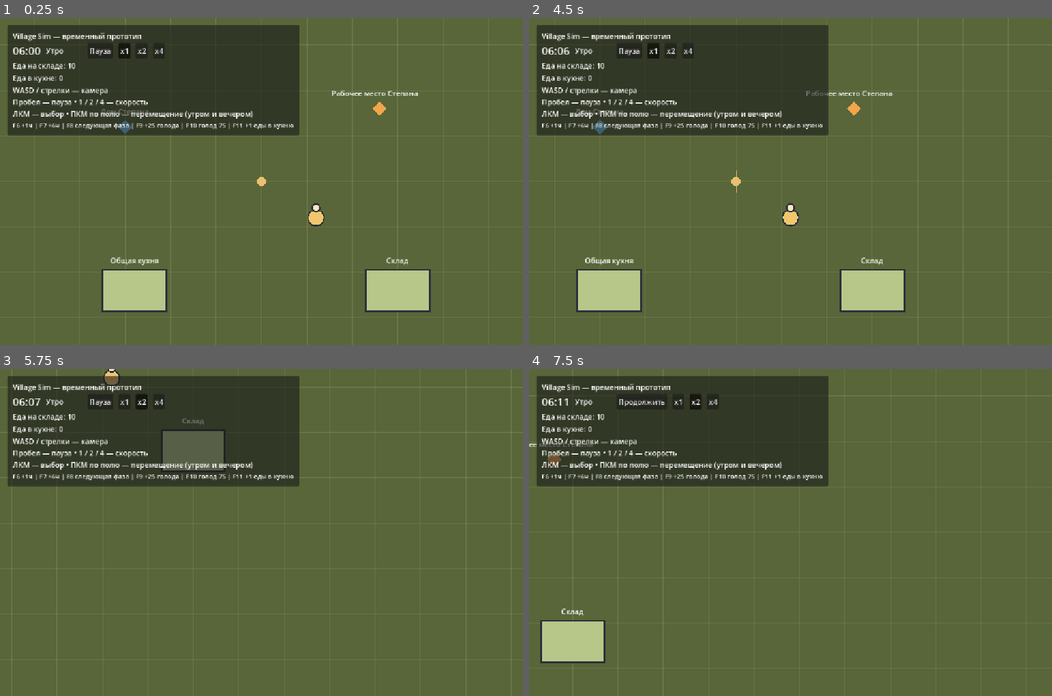
Above: before the commit, frames 1-4 (two rows, left to right).
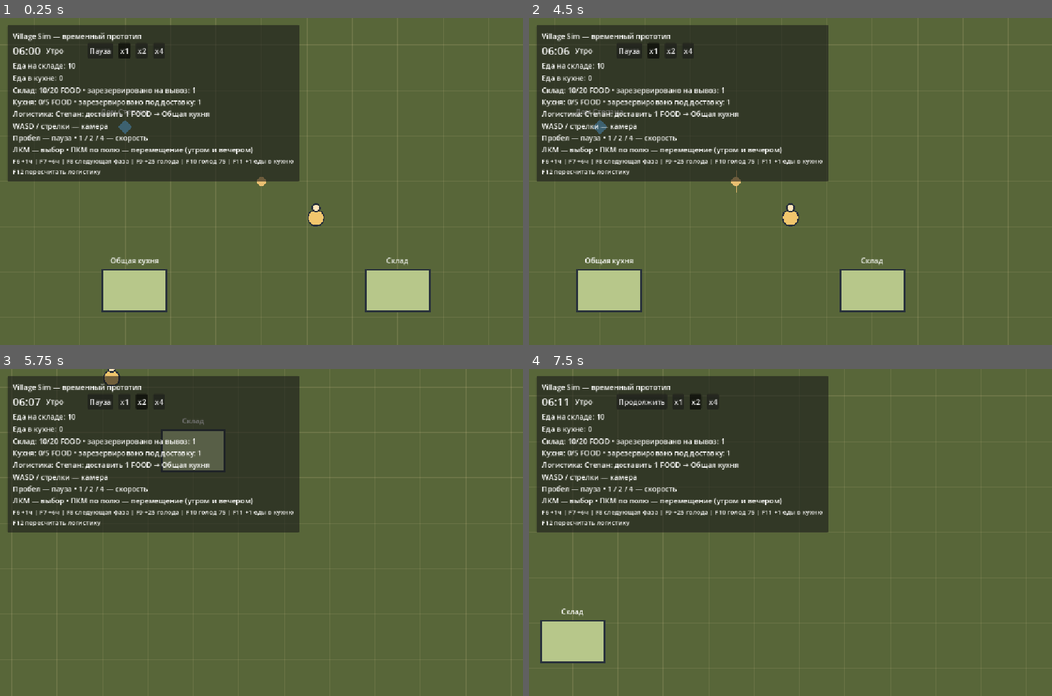
Above: after the commit, the same moments.

Repository: vladlopata5/village-sim
Game: Godot game, scene res://scenes/main.tscn
Same seed, same stepped clock (60 frames per second), same inputs: the game is played once before the commit and once after it.
Inputs (mouse positions are in pixels of both pictures, inside the frame that each line leads up to):
- Up to frame 1 (0.25 s): no input
- Up to frame 2 (4.5 s): click "Пауза" at 0.5 s; click "Продолжить" at 1.25 s; click "x1" at 2 s; click "x2" at 2.75 s; click "x4" at 3.5 s; tap Enter at 4.25 s; move the mouse to (905, 165) at 4.27 s; hold D from 4.28 s (still down); tap 1 at 4.35 s; click (905, 165) at 4.42 s
- Up to frame 3 (5.75 s): tap Space at 4.52, 5.27 s; move the mouse to (156, 548) at 5.02 s; release D at 5.03 s; hold S from 5.03 s (still down); tap 2 at 5.1 s; click (156, 548) at 5.17 s
- Up to frame 4 (7.5 s): move the mouse to (842, 460) at 5.77 s; release S at 5.78 s; hold D 5.78-6.53 s; tap 4 at 5.85 s; click (842, 460) at 5.92 s; move the mouse to (764, 597) at 6.52 s; hold W 6.53-7.28 s; tap 1 at 6.6 s; click (764, 597) at 6.67 s; tap Space at 6.77 s; move the mouse to (947, 581) at 7.27 s; hold A from 7.28 s (still down); tap 2 at 7.35 s; click (947, 581) at 7.42 s

The runs differ from the first frame. In frame 1, 9.6% of the frame differs, in the area x 1-80%, y 21-50%; in frame 2, 9.6%; in frame 3, 9.4%; in frame 4, 9.6%.

Commit message:
Reserve and assign one warehouse-to-kitchen haul job

Diff:
--- a/scenes/main.tscn
+++ b/scenes/main.tscn
@@ -64,22 +64,6 @@
 [node name="ResidentIntentController" type="Node" parent="."]
 script = ExtResource("8")
 
-[node name="WorkPoint" type="Marker2D" parent="World"]
-position = Vector2(260, -160)
-script = ExtResource("9")
-
-[node name="Diamond" type="Polygon2D" parent="World/WorkPoint"]
-color = Color(0.95, 0.65, 0.3, 1)
-polygon = PackedVector2Array(0, -16, 16, 0, 0, 16, -16, 0)
-
-[node name="Caption" type="Label" parent="World/WorkPoint"]
-offset_left = -106.0
-offset_top = -46.0
-offset_right = 120.0
-offset_bottom = -20.0
-mouse_filter = 2
-text = ""
-
 [node name="ResidentHunger" type="Node" parent="."]
 script = ExtResource("10")
 
--- /dev/null
+++ b/scripts/haul_job.gd
@@ -0,0 +1,21 @@
+extends RefCounted
+## Delivery promise only: no coordinates, inventory or movement.
+const ResourceType = preload("res://scripts/resource_type.gd")
+enum State { RESERVED, ASSIGNED, CANCELLED, COMPLETED }
+var id: StringName
+var source_location_id: StringName
+var destination_location_id: StringName
+var resource_type: ResourceType.Type
+var amount: int
+var assigned_resident_id: String = ""
+var state: State = State.RESERVED
+
+func _init(job_id: StringName, source_id: StringName, destination_id: StringName, resource: ResourceType.Type, quantity: int) -> void:
+	id = job_id
+	source_location_id = source_id
+	destination_location_id = destination_id
+	resource_type = resource
+	amount = quantity
+
+func is_active() -> bool:
+	return state in [State.RESERVED, State.ASSIGNED]
--- /dev/null
+++ b/scripts/logistics_controller.gd
@@ -0,0 +1,65 @@
+extends RefCounted
+## One fixed FOOD route, one job. Assignment does not command a resident.
+const HaulJob = preload("res://scripts/haul_job.gd")
+const BuildingData = preload("res://scripts/building_data.gd")
+const BuildingType = preload("res://scripts/building_type.gd")
+const ResidentData = preload("res://scripts/resident_data.gd")
+const Profession = preload("res://scripts/resident_profession.gd")
+const ResourceType = preload("res://scripts/resource_type.gd")
+const FOOD = ResourceType.Type.FOOD
+const TARGET_STOCK := 3
+signal changed
+var current_job: HaulJob
+var _source: BuildingData
+var _destination: BuildingData
+var _resident: ResidentData
+var _next_id := 1
+
+func setup(source: BuildingData, destination: BuildingData, resident: ResidentData) -> void:
+	_source = source
+	_destination = destination
+	_resident = resident
+
+func recalculate() -> void:
+	if current_job != null and current_job.is_active():
+		_assign_if_possible()
+		changed.emit()
+		return
+	if _source == null or _destination == null:
+		return
+	if _source.id != &"warehouse_01" or _destination.id != &"communal_kitchen_01":
+		return
+	if _source.type != BuildingType.Type.STORAGE or _destination.type != BuildingType.Type.FOOD:
+		return
+	var source = _source.resources
+	var destination = _destination.resources
+	if destination.get_amount(FOOD) + destination.get_reserved_in(FOOD) >= TARGET_STOCK:
+		return
+	if source.get_available_amount(FOOD) < 1 or destination.get_available_free_capacity(FOOD) < 1:
+		return
+	if not source.reserve_out(FOOD, 1):
+		return
+	if not destination.reserve_in(FOOD, 1):
+		# Roll back only the reservation made by this attempt.
+		source.release_out(FOOD, 1)
+		return
+	current_job = HaulJob.new(StringName("haul_%04d" % _next_id), _source.id, _destination.id, FOOD, 1)
+	_next_id += 1
+	_assign_if_possible()
+	changed.emit()
+
+func _assign_if_possible() -> void:
+	if current_job.state != HaulJob.State.RESERVED or _resident == null:
+		return
+	if _resident.profession == Profession.Type.PORTER and _resident.work_location_id == _source.id:
+		current_job.assigned_resident_id = _resident.id
+		current_job.state = HaulJob.State.ASSIGNED
+
+func cancel_job(job: HaulJob) -> bool:
+	if job == null or job != current_job or not job.is_active():
+		return false
+	_source.resources.release_out(job.resource_type, job.amount)
+	_destination.resources.release_in(job.resource_type, job.amount)
+	job.state = HaulJob.State.CANCELLED
+	changed.emit()
+	return true
--- a/scripts/main.gd
+++ b/scripts/main.gd
@@ -8,6 +8,9 @@
 const BuildingView2D = preload("res://scenes/building_view_2d.tscn")
 const ResourceType = preload("res://scripts/resource_type.gd")
 const Profession = preload("res://scripts/resident_profession.gd")
+const LogisticsController = preload("res://scripts/logistics_controller.gd")
+var logistics = LogisticsController.new()
+var logistics_label: Label
 var warehouse_food_label: Label
 var warehouse_data: BuildingData
 var food_label: Label
@@ -28,11 +31,15 @@
 
 func _ready() -> void:
 	$HUD/ResidentCard.bind_selection(resident_selection)
-	_create_test_resident()
 	_create_test_kitchen()
 	_create_test_warehouse()
+	_create_test_resident()
 	$ResidentNeedsController.setup(game_time, resident_data, buildings, world_locations, resident_intents, resident_schedule)
 	_build_hud()
+	logistics.setup(warehouse_data, kitchen_data, resident_data)
+	logistics.changed.connect(_update_logistics)
+	logistics.recalculate()
+	_update_logistics()
 	warehouse_data.resources.changed.connect(_update_warehouse_food)
 	_update_warehouse_food(ResourceType.Type.FOOD, warehouse_data.resources.get_amount(ResourceType.Type.FOOD))
 	kitchen_data.resources.changed.connect(_update_food)
@@ -84,11 +91,13 @@
 	column.add_child(warehouse_food_label)
 	food_label = Label.new()
 	column.add_child(food_label)
+	logistics_label = Label.new()
+	column.add_child(logistics_label)
 	var help := Label.new()
 	help.text = "WASD / стрелки — камера\nПробел — пауза • 1 / 2 / 4 — скорость\nЛКМ — выбор • ПКМ по полю — перемещение (утром и вечером)"
 	column.add_child(help)
 	var debug_help := Label.new()
-	debug_help.text = "F6 +1ч | F7 +6ч | F8 следующая фаза | F9 +25 голода | F10 голод 75 | F11 +1 еды в кухню"
+	debug_help.text = "F6 +1ч | F7 +6ч | F8 следующая фаза | F9 +25 голода | F10 голод 75 | F11 +1 еды в кухню\nF12 пересчитать логистику"
 	debug_help.add_theme_font_size_override("font_size", 14)
 	column.add_child(debug_help)
 	_update_pause()
@@ -107,6 +116,7 @@
 		KEY_F9: _debug_add_hunger()
 		KEY_F10: _debug_set_hunger()
 		KEY_F11: kitchen_data.resources.add(ResourceType.Type.FOOD, 1)
+		KEY_F12: logistics.recalculate()
 		_: return
 	get_viewport().set_input_as_handled()
 
@@ -123,6 +133,7 @@
 func _update_food(resource: ResourceType.Type, amount: int) -> void:
 	if resource == ResourceType.Type.FOOD:
 		food_label.text = "Еда в кухне: %d" % amount
+		_update_logistics()
 
 func _toggle_pause() -> void:
 	game_time.toggle_pause()
@@ -147,10 +158,7 @@
 	$World/HomePoint.setup(home)
 	world_locations.register(home, $World/HomePoint)
 	resident_data.home_location_id = home.id
-	var work = WorldLocation.new(&"work_stepan", "Рабочее место Степана")
-	$World/WorkPoint.setup(work)
-	world_locations.register(work, $World/WorkPoint)
-	resident_data.work_location_id = work.id
+	resident_data.work_location_id = warehouse_data.id
 	resident_data.hunger = 20
 	resident_data.fatigue = 35
 	resident_data.mood = 65
@@ -204,6 +212,7 @@
 func _update_warehouse_food(resource: ResourceType.Type, amount: int) -> void:
 	if resource == ResourceType.Type.FOOD:
 		warehouse_food_label.text = "Еда на складе: %d" % amount
+		_update_logistics()
 
 func _create_test_warehouse() -> void:
 	warehouse_data = BuildingData.new(&"warehouse_01", "Склад", BuildingType.Type.STORAGE)
@@ -217,3 +226,18 @@
 	view.position = Vector2(300, 240)
 	$World.add_child(view)
 	world_locations.register(location, view)
+
+func _update_logistics() -> void:
+	if logistics_label == null:
+		return
+	var source = warehouse_data.resources
+	var destination = kitchen_data.resources
+	var summary := "Склад: %d/%d FOOD • зарезервировано на вывоз: %d\nКухня: %d/%d FOOD • зарезервировано под доставку: %d" % [source.get_amount(ResourceType.Type.FOOD), source.get_capacity(ResourceType.Type.FOOD), source.get_reserved_out(ResourceType.Type.FOOD), destination.get_amount(ResourceType.Type.FOOD), destination.get_capacity(ResourceType.Type.FOOD), destination.get_reserved_in(ResourceType.Type.FOOD)]
+	var job = logistics.current_job
+	if job == null or not job.is_active():
+		summary += "\nЛогистика: нет активной доставки"
+	elif job.assigned_resident_id == resident_data.id:
+		summary += "\nЛогистика: %s: доставить %d FOOD → %s" % [resident_data.resident_name, job.amount, kitchen_data.display_name]
+	else:
+		summary += "\nЛогистика: доставка зарезервирована, ожидает носильщика"
+	logistics_label.text = summary
--- /dev/null
+++ b/tests/test_logistics.gd
@@ -0,0 +1,97 @@
+extends SceneTree
+const Logistics = preload("res://scripts/logistics_controller.gd")
+const Job = preload("res://scripts/haul_job.gd")
+const Building = preload("res://scripts/building_data.gd")
+const BuildingType = preload("res://scripts/building_type.gd")
+const Data = preload("res://scripts/resident_data.gd")
+const Profession = preload("res://scripts/resident_profession.gd")
+const Resources = preload("res://scripts/resource_type.gd")
+const FOOD = Resources.Type.FOOD
+class RejectIncoming extends "res://scripts/resource_container.gd":
+	func reserve_in(_resource: Resources.Type, _amount: int) -> bool:
+		return false
+var failures := 0
+func _initialize() -> void:
+	call_deferred("_run")
+func check(condition: bool, message: String) -> void:
+	if not condition:
+		failures += 1
+		push_error(message)
+func _run() -> void:
+	var source = Building.new(&"warehouse_01", "Склад", BuildingType.Type.STORAGE)
+	var destination = Building.new(&"communal_kitchen_01", "Общая кухня", BuildingType.Type.FOOD)
+	source.resources.set_capacity(FOOD, 20)
+	source.resources.add(FOOD, 10)
+	destination.resources.set_capacity(FOOD, 5)
+	var resident = Data.new("resident_001", "Степан", 30)
+	resident.work_location_id = source.id
+	var controller = Logistics.new()
+	controller.setup(source, destination, resident)
+	controller.recalculate()
+	var job = controller.current_job
+	check(job is RefCounted and not job is Node and job.state == Job.State.RESERVED, "Job exists as nonvisual data, waits for porter")
+	check(job.source_location_id == source.id and job.destination_location_id == destination.id and job.resource_type == FOOD and job.amount == 1, "Job route and resource")
+	check(job.assigned_resident_id.is_empty() and source.resources.get_reserved_out(FOOD) == 1 and destination.resources.get_reserved_in(FOOD) == 1, "Both promises belong to one job")
+	resident.profession = Profession.Type.PORTER
+	resident.work_location_id = &"other"
+	controller.recalculate()
+	check(job.state == Job.State.RESERVED, "Porter at another workplace not eligible")
+	resident.work_location_id = source.id
+	controller.recalculate()
+	check(job.state == Job.State.ASSIGNED and job.assigned_resident_id == resident.id, "Warehouse porter assigned existing reservation")
+	for _repeat in range(10):
+		controller.recalculate()
+	check(controller.current_job == job and source.resources.get_reserved_out(FOOD) == 1 and destination.resources.get_reserved_in(FOOD) == 1, "Repeated recalculation never duplicates active route")
+	check(source.resources.get_amount(FOOD) == 10 and destination.resources.get_amount(FOOD) == 0, "Assignment never moves food")
+	check(controller.cancel_job(job) and job.state == Job.State.CANCELLED and source.resources.get_reserved_out(FOOD) == 0 and destination.resources.get_reserved_in(FOOD) == 0, "Cancellation frees both owned reserves")
+	check(not controller.cancel_job(job), "Repeated cancellation does not release someone else's reserves")
+	controller.recalculate()
+	check(controller.current_job.id != job.id and not controller.cancel_job(job), "New job has stable new ID; stale cancellation rejected")
+	controller.cancel_job(controller.current_job)
+	destination.resources.add(FOOD, 3)
+	controller.recalculate()
+	check(not controller.current_job.is_active(), "No job when target stock met")
+	destination.resources.try_take(FOOD, 1)
+	destination.resources.reserve_in(FOOD, 1)
+	controller.recalculate()
+	check(not controller.current_job.is_active(), "Incoming reserves count toward target")
+	destination.resources.release_in(FOOD, 1)
+	source.resources.reserve_out(FOOD, 10)
+	controller.recalculate()
+	check(not controller.current_job.is_active() and destination.resources.get_reserved_in(FOOD) == 0, "No available source stock means no destination promise")
+	source.resources.release_out(FOOD, 10)
+	destination.resources.set_capacity(FOOD, 2)
+	controller.recalculate()
+	check(not controller.current_job.is_active() and source.resources.get_reserved_out(FOOD) == 0, "Full destination means no source promise")
+	# Force the second reservation to fail after preflight; preserve unrelated reserves.
+	destination.resources = RejectIncoming.new(destination.id)
+	destination.resources.set_capacity(FOOD, 5)
+	source.resources.reserve_out(FOOD, 2)
+	var rollback = Logistics.new()
+	rollback.setup(source, destination, resident)
+	rollback.recalculate()
+	check(rollback.current_job == null and source.resources.get_reserved_out(FOOD) == 2 and destination.resources.get_reserved_in(FOOD) == 0, "Second reservation failure rolls back only this attempt, no job")
+	var scene = load("res://scenes/main.tscn").instantiate()
+	root.add_child(scene)
+	scene.game_time.set_process(false)
+	scene.resident_view.set_process(false)
+	check(not scene.has_node("World/WorkPoint") and scene.world_locations.get_location(&"work_stepan") == null, "Obsolete work marker removed")
+	check(scene.resident_data.work_location_id == &"warehouse_01" and scene.logistics.current_job.state == Job.State.ASSIGNED, "Stepan works at warehouse and has assigned job")
+	var position: Vector2 = scene.resident_view.global_position
+	var intent = scene.resident_intents.current_intent
+	paused = true
+	for pressed in [true, false]:
+		var event := InputEventKey.new()
+		event.physical_keycode = KEY_F12
+		event.pressed = pressed
+		root.push_input(event, true)
+	check(scene.resident_view.global_position == position and scene.resident_intents.current_intent == intent and scene.warehouse_data.resources.get_amount(FOOD) == 10 and scene.kitchen_data.resources.get_amount(FOOD) == 0, "F12 on pause makes no movement, intent or transfer")
+	check(scene.logistics_label.text.contains("зарезервировано на вывоз: 1") and scene.logistics_label.text.contains("зарезервировано под доставку: 1") and scene.logistics_label.text.contains("Степан: доставить 1 FOOD → Общая кухня"), "UI shows actual job and both reserves")
+	paused = false
+	scene.game_time.debug_next_phase()
+	check(scene.resident_view.target_position == scene.world_locations.get_position(&"warehouse_01"), "07:00 schedule uses warehouse position")
+	scene.resident_view._process(20.0)
+	check(scene.resident_data.activity == preload("res://scripts/resident_activity.gd").Type.WORKING, "Arriving at warehouse enters WORKING")
+	scene.free()
+	print("Logistics checks: ", "PASS" if failures == 0 else "FAIL (%d)" % failures)
+	quit(0 if failures == 0 else 1)
--- a/tests/test_resident_schedule.gd
+++ b/tests/test_resident_schedule.gd
@@ -34,13 +34,13 @@
 	var schedule = scene.resident_schedule
 	var intents = scene.resident_intents
 	var home = scene.get_node("World/HomePoint")
-	var work = scene.get_node("World/WorkPoint")
+	var work = scene.get_node("World/Warehouse")
 	var card = scene.get_node("HUD/ResidentCard")
 	clock.set_process(false)
 	view.set_process(false)
 	scene.resident_selection.select(data)
 	check(not scene.has_node("NightHomeController"), "Old schedule controller removed")
-	check(data.work_location_id == &"work_stepan" and work.location.display_name == "Рабочее место Степана", "Work marker represents resident work location")
+	check(data.work_location_id == &"warehouse_01" and work.building_data.display_name == "Склад", "Warehouse is resident work location")
 	for speed in [1, 2, 4]:
 		clock.set_speed(speed)
 		check(clock.get_clock_text() == "06:00" and data.activity == Activity.Type.IDLE, "Cycle starts morning IDLE")
Not shown, added: scripts/haul_job.gd.uid
Not shown, added: scripts/logistics_controller.gd.uid
Not shown, added: tests/test_logistics.gd.uid
Not shown, changed: docs/DECISIONS.md
Not shown, changed: docs/GAME_DESIGN.md
Not shown, changed: docs/PHASE_4.md
Not shown, changed: docs/ROADMAP.md
